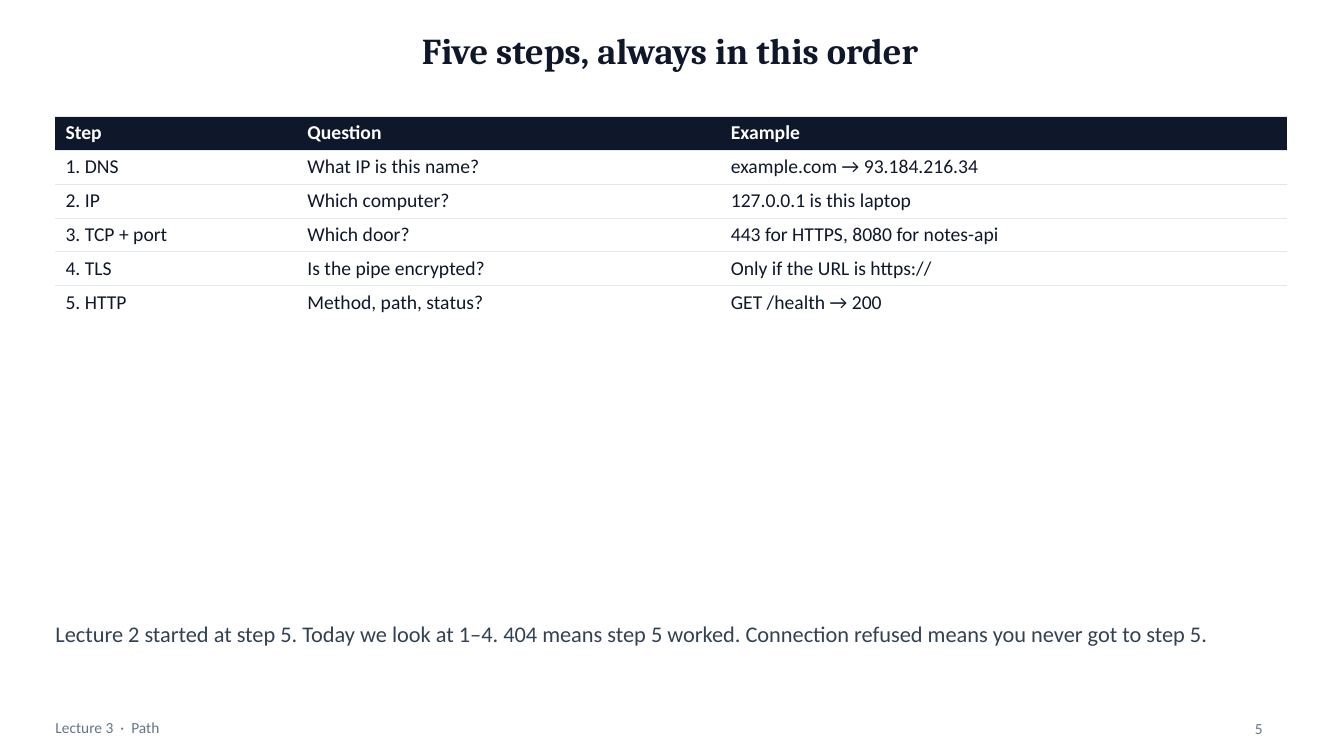
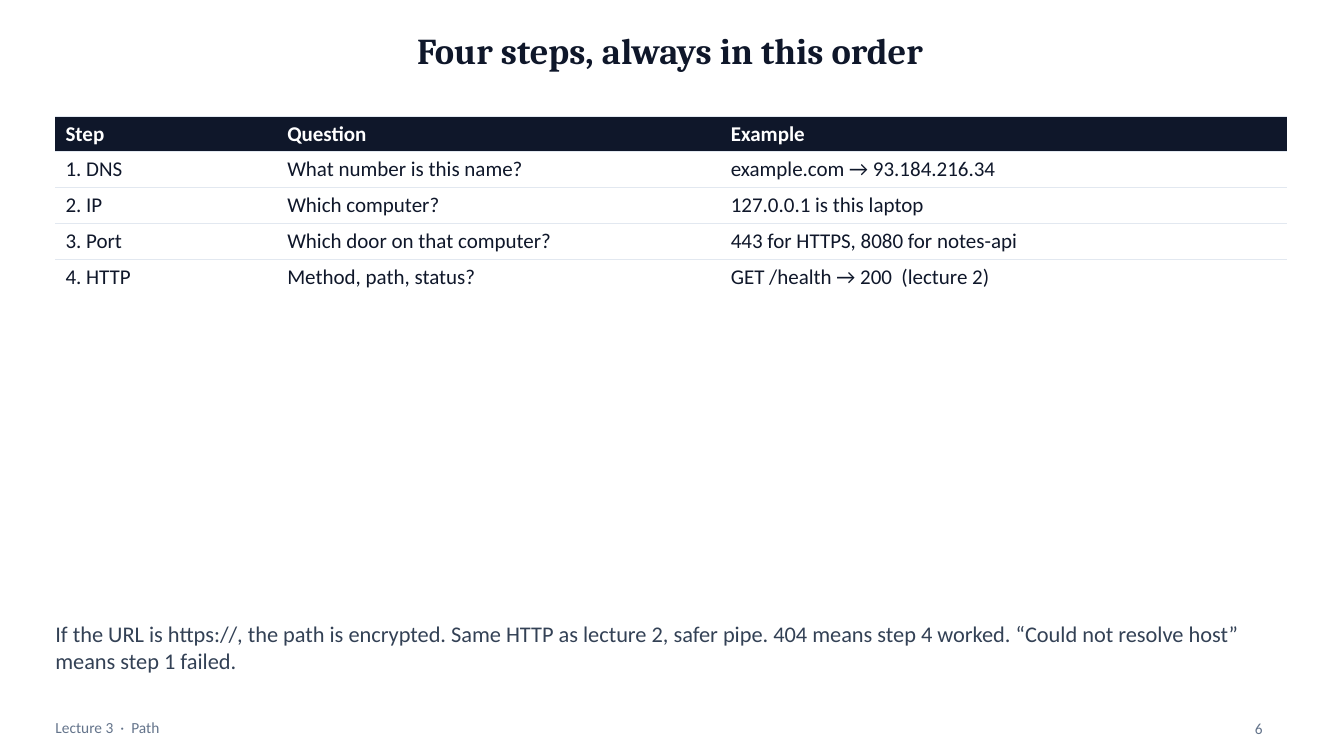
Before and after one commit to mayurb99/Devops_Beginners, a slide deck: slide 6 of lec-03/presentation/lec-03-networking.pptx (slide 5 before the commit). Drawn at 1344x756 pixels with LibreOffice and Linux fonts; fonts in the diff are those of the drawing. Boxes give left, top, right and bottom in pixels: in the first picture for what was removed or moved away, otherwise in the second. Text is boxed around its words. In the diff, an @@ line names an element or a change of style, - is before the commit and + after.

```diff
--- a/lec-03/presentation/lec-03-networking.pptx
+++ b/lec-03/presentation/lec-03-networking.pptx
@@ title at (x1=417, y1=38, x2=923, y2=72): text changed @@
-Five steps, always in this order
+Four steps, always in this order
@@ table at (x1=55, y1=116, x2=1288, y2=292) @@
-row 2, column 2: What IP is this name?
+row 2, column 2: What number is this name?
-row 4: 3. TCP + port | Which door? | 443 for HTTPS, 8080 for notes-api
-row 5: 4. TLS | Is the pipe encrypted? | Only if the URL is https://
-row 6: 5. HTTP | Method, path, status? | GET /health → 200
+row 4: 3. Port | Which door on that computer? | 443 for HTTPS, 8080 for notes-api
+row 5: 4. HTTP | Method, path, status? | GET /health → 200 (lecture 2)
@@ text at (x1=55, y1=626, x2=1239, y2=673): text changed @@
-Lecture 2 started at step 5. Today we look at 1–4. 404 means step 5 worked. Connection refused means you never got to step 5.
+If the URL is https://, the path is encrypted. Same HTTP as lecture 2, safer pipe. 404 means step 4 worked. “Could not resolve host” means step 1 failed.
@@ page number at (x1=1255, y1=723, x2=1263, y2=734): text changed @@
-5
+6
```
Also in this commit, not shown: 23 other slides changed, 15 slides added, 3 slides removed, 7 other files.
